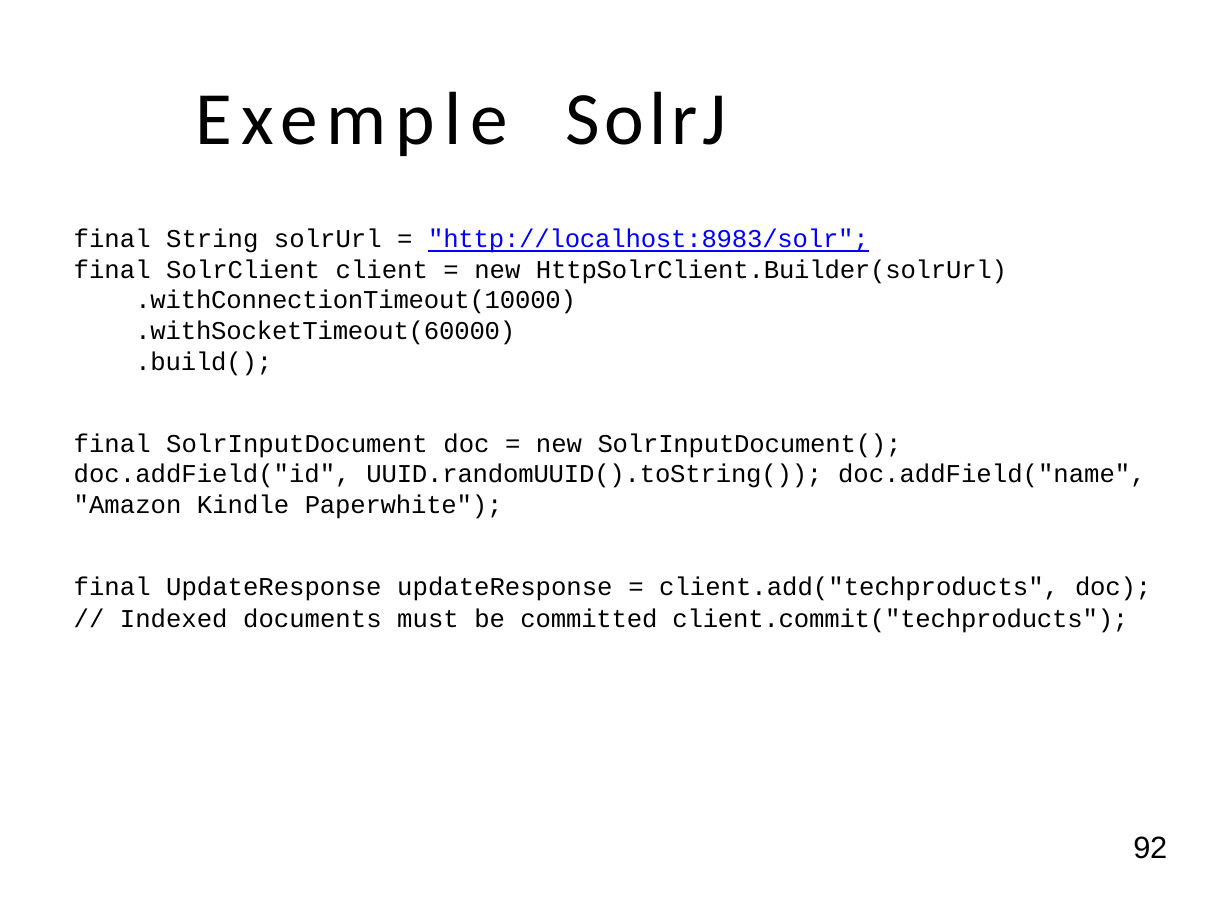
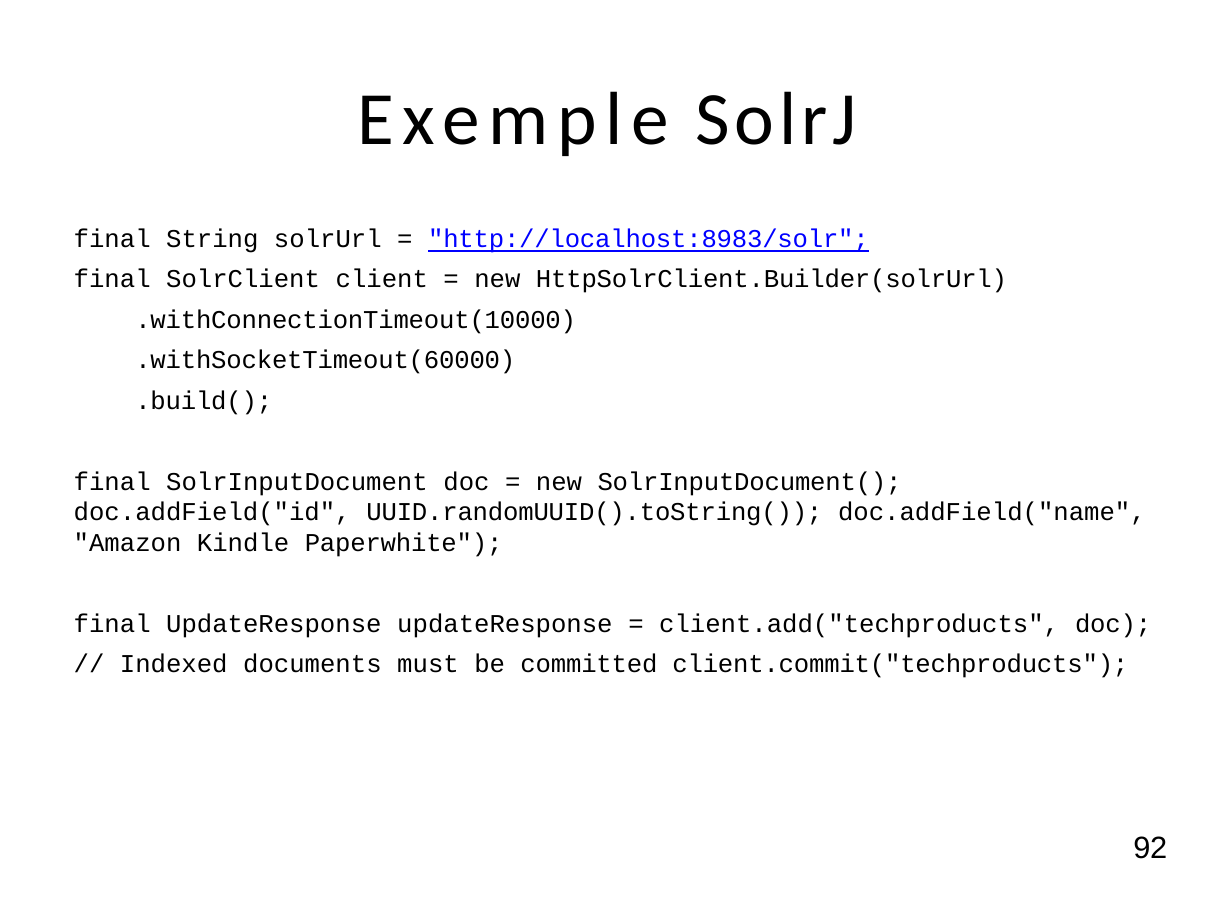
Before and after one commit to dthibau/solr, a slide deck: slide 94 of SolR.odp. Drawn at 1232x924 pixels with LibreOffice and Linux fonts; fonts in the diff are those of the drawing. Boxes give left, top, right and bottom in pixels: in the first picture for what was removed or moved away, otherwise in the second. Text is boxed around its words. In the diff, an @@ line names an element or a change of style, - is before the commit and + after.

```diff
--- a/SolR.odp
+++ b/SolR.odp
@@ title "Exemple SolrJ": place and size @@
-title "Exemple SolrJ" at <box>565,91,726,145</box>
+title "Exemple SolrJ" at <box>695,91,856,145</box>
@@ title "Exemple SolrJ" at <box>695,91,856,145</box>: alignment left to centre @@
@@ text "final String solrUrl = "http://localhost:8983/solr";" at <box>74,228,1151,678</box>: more space between paragraphs @@
```
Also in this commit, not shown: 19 other slides changed, 4 other files.
